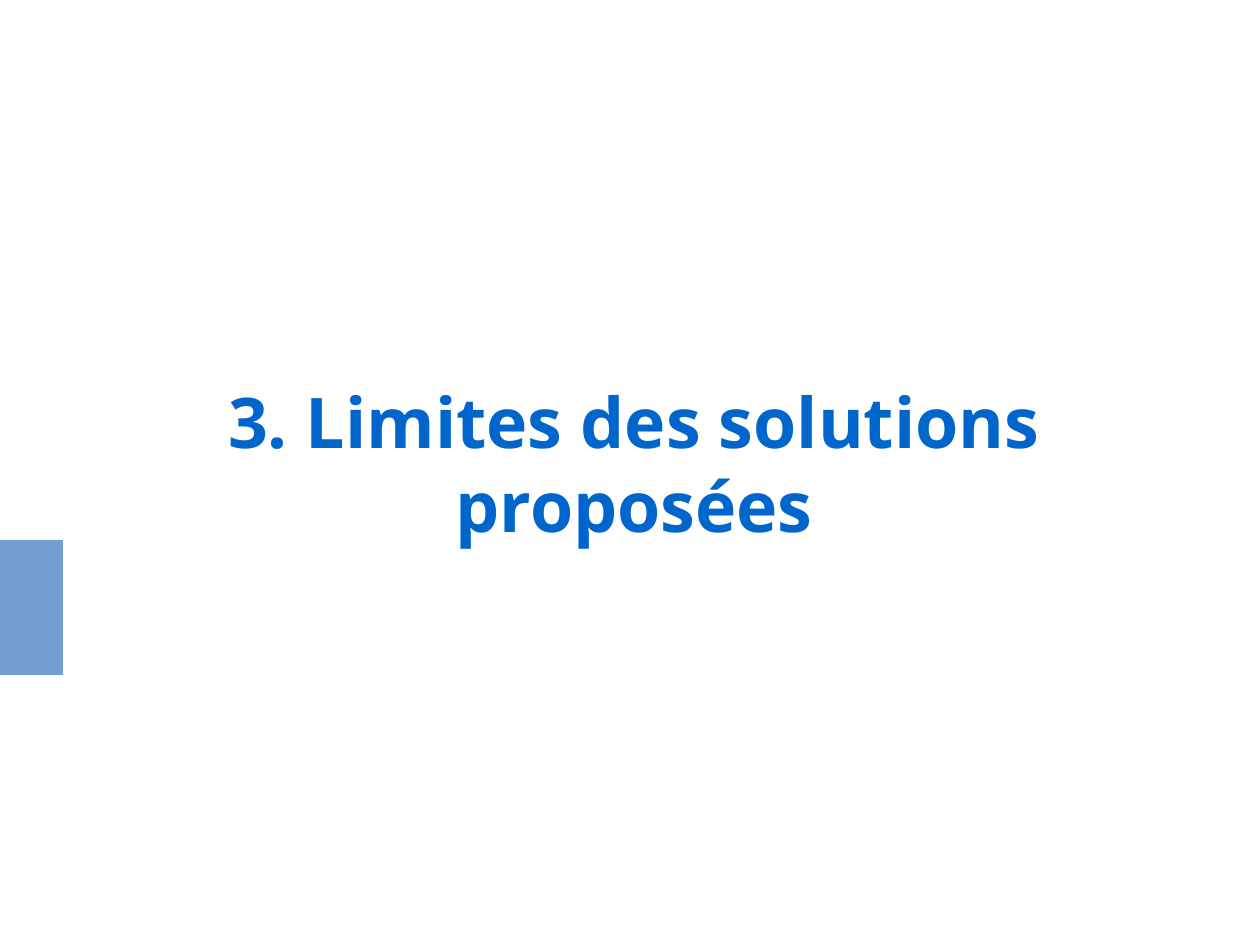
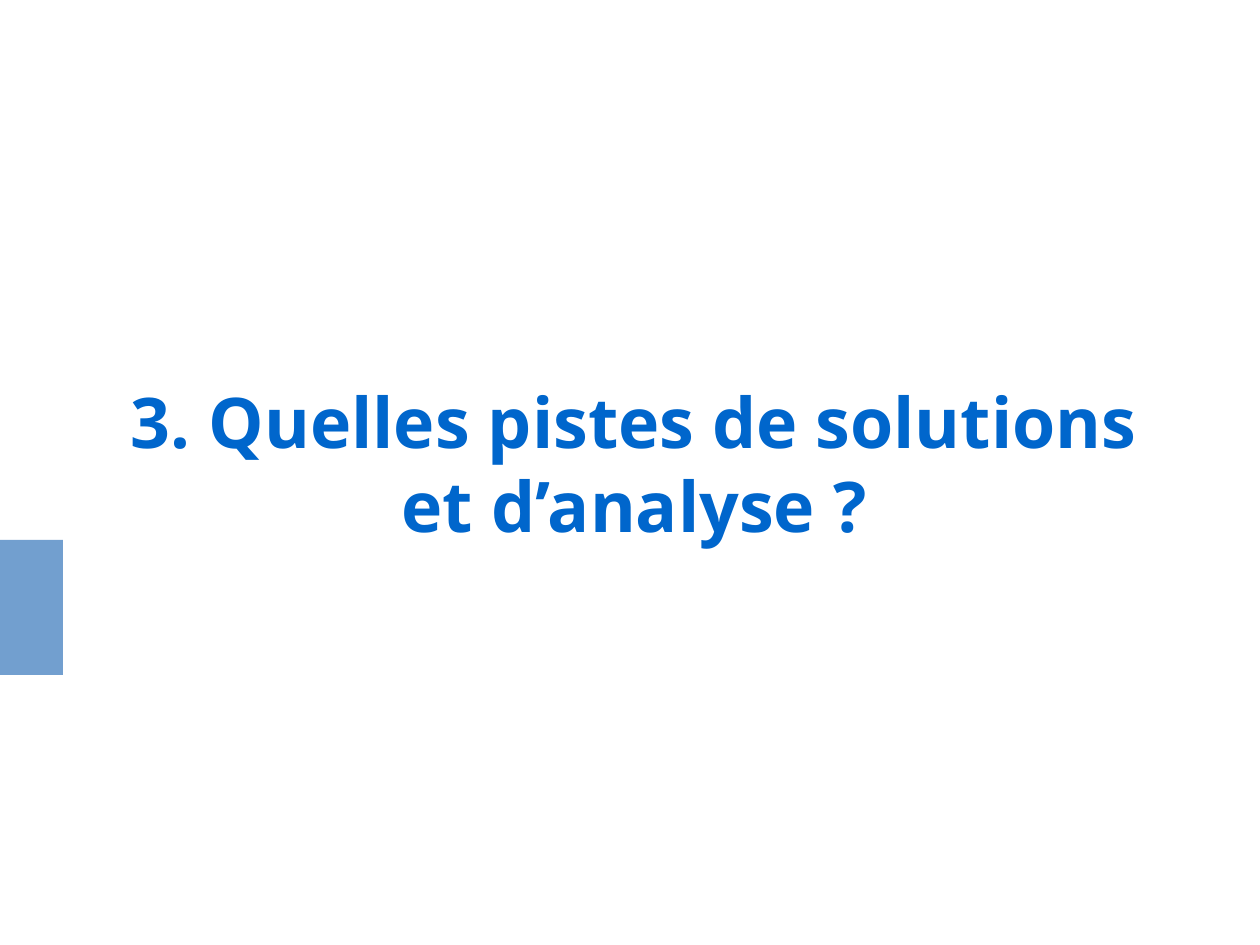
Before and after one commit to evadelmas/keystone_concept, a slide deck: slide 17 of presentation_LEIPS.odp (slide 14 before the commit). Drawn at 1260x945 pixels with LibreOffice and Linux fonts; fonts in the diff are those of the drawing. Boxes give left, top, right and bottom in pixels: in the first picture for what was removed or moved away, otherwise in the second. Text is boxed around its words. In the diff, an @@ line names an element or a change of style, - is before the commit and + after.

```diff
--- a/presentation_LEIPS.odp
+++ b/presentation_LEIPS.odp
@@ subtitle at bbox=[131, 395, 1137, 549]: text changed @@
-3. Limites des solutions proposées
+3. Quelles pistes de solutions et d’analyse ?
```
Also in this commit, not shown: 4 other slides changed, 4 slides added, 1 slide removed, 1 other file.
